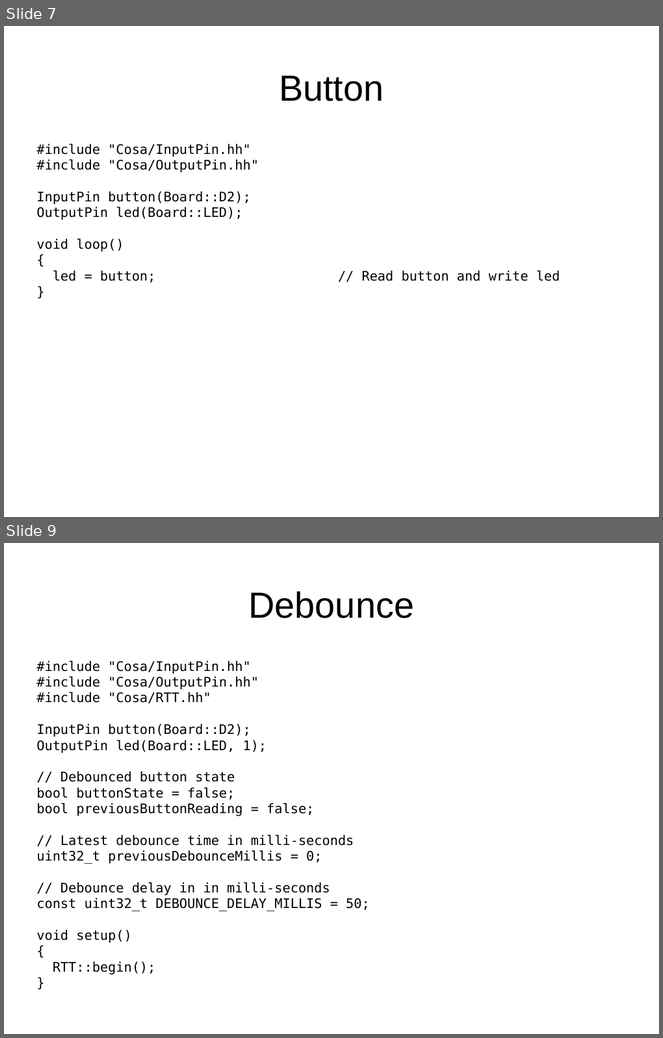
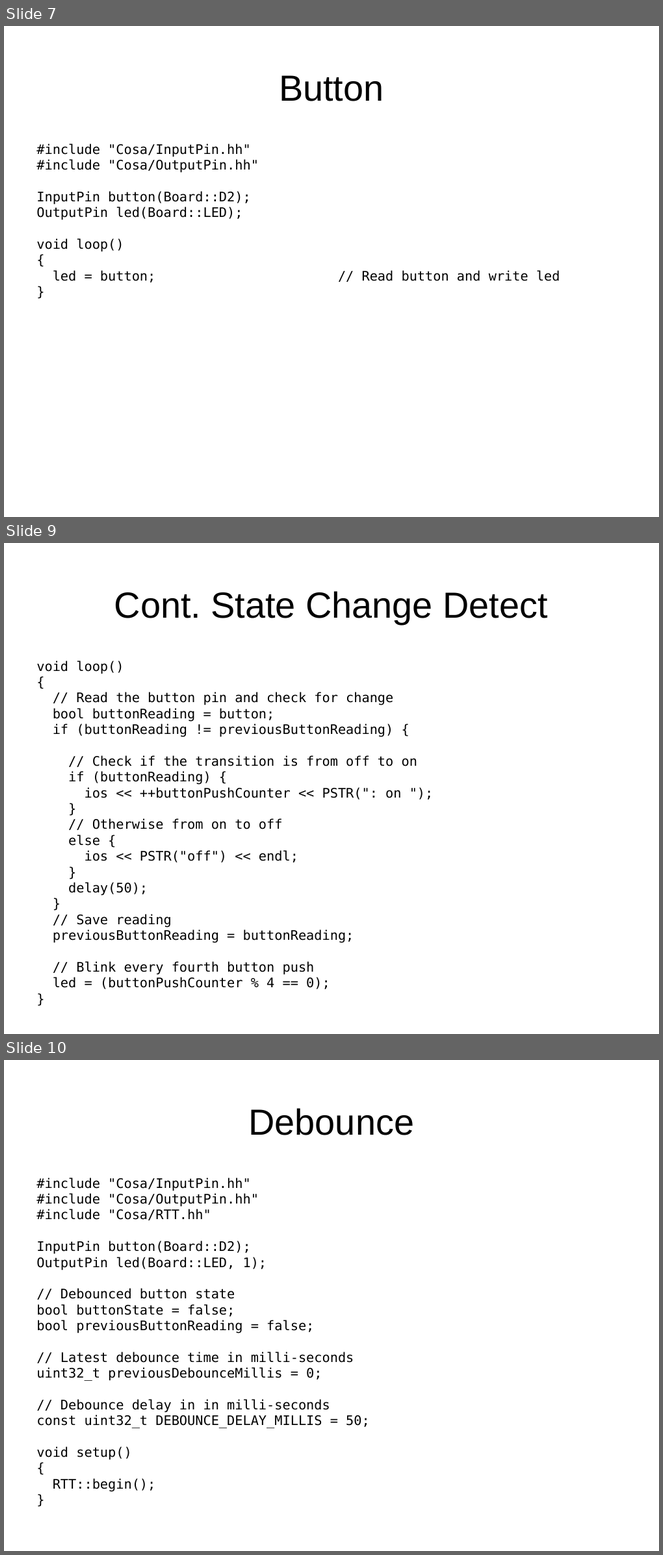
Before and after one commit to mikaelpatel/Cosa-Dolce, a slide deck: Lessons/00.Arduino-examples/02.Digital/Digital.odp. Shown one above the other, each under a label of ours: slides 7 and 9 before the commit, slides 7, 9 and 10 after it; the slides between them are not shown. The pictures are 663x1038 and 663x1555 pixels, drawn with LibreOffice and Linux fonts; fonts in the diff are those of the drawing. Boxes give left, top, right and bottom in pixels: in the first picture for what was removed or moved away, otherwise in the second. Text is boxed around its words. In the diff, an @@ line names an element or a change of style, - is before the commit and + after.

```diff
--- a/Lessons/00.Arduino-examples/02.Digital/Digital.odp
+++ b/Lessons/00.Arduino-examples/02.Digital/Digital.odp
@@ slide 9 added at (4, 543, 659, 1034), background #FFFFFF @@
@@ title added at (114, 591, 548, 624), 44 pt, text #000000 @@
+Cont. State Change Detect
@@ text added at (36, 661, 417, 990), 16 pt, text #000000 @@
+void loop()
+{
+// Read the button pin and check for change
+bool buttonReading = button;
+if (buttonReading != previousButtonReading) {
+// Check if the transition is from off to on
+if (buttonReading) {
+ios << ++buttonPushCounter << PSTR(": on ");
+}
+// Otherwise from on to off
+else {
+ios << PSTR("off") << endl;
+}
+delay(50);
+}
+// Save reading
+previousButtonReading = buttonReading;
+// Blink every fourth button push
+led = (buttonPushCounter % 4 == 0);
+}
@@ what was slide 9 is now slide 10 @@
```
Also in this commit, not shown: 4 slides changed, 1 other file.
